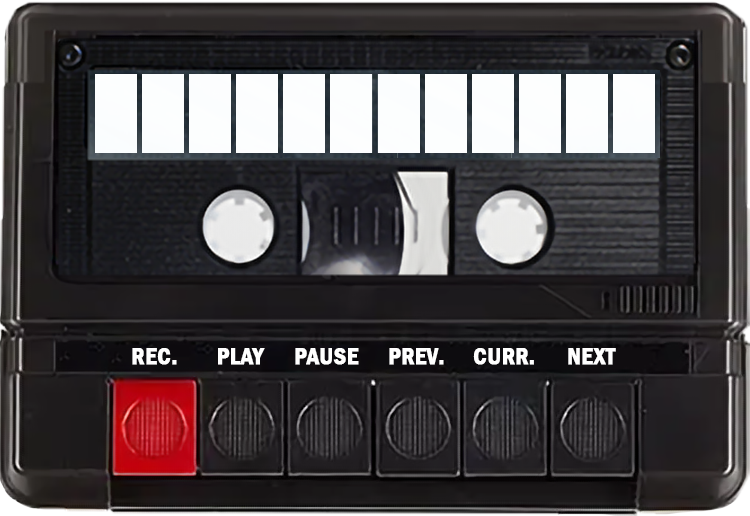
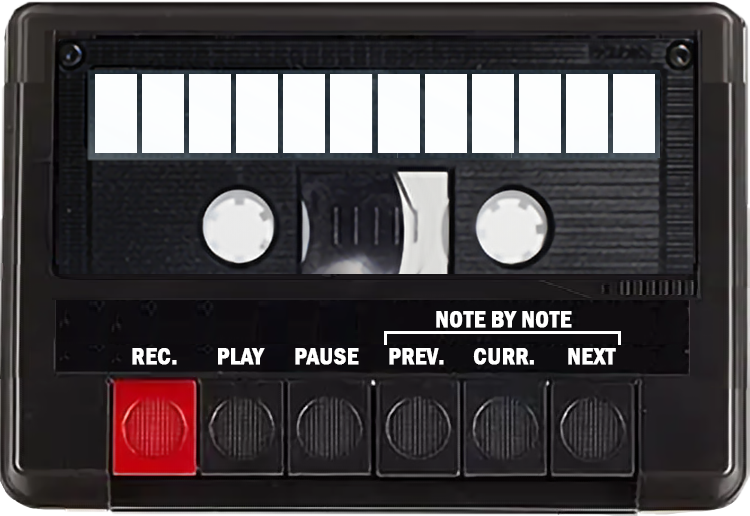
Comparing the layer stacks of the two 750 × 516 images. Changes:
added layer "NOTE BY NOTE" above "Layer 32" over [436, 311, 572, 328]
added layer "Layer 32" above "Layer 31" over [384, 331, 490, 345]
added layer "Layer 31" above "NEXT" over [490, 331, 621, 345]
added layer "Layer 35" above "Layer 1" over [0, 1, 750, 516]